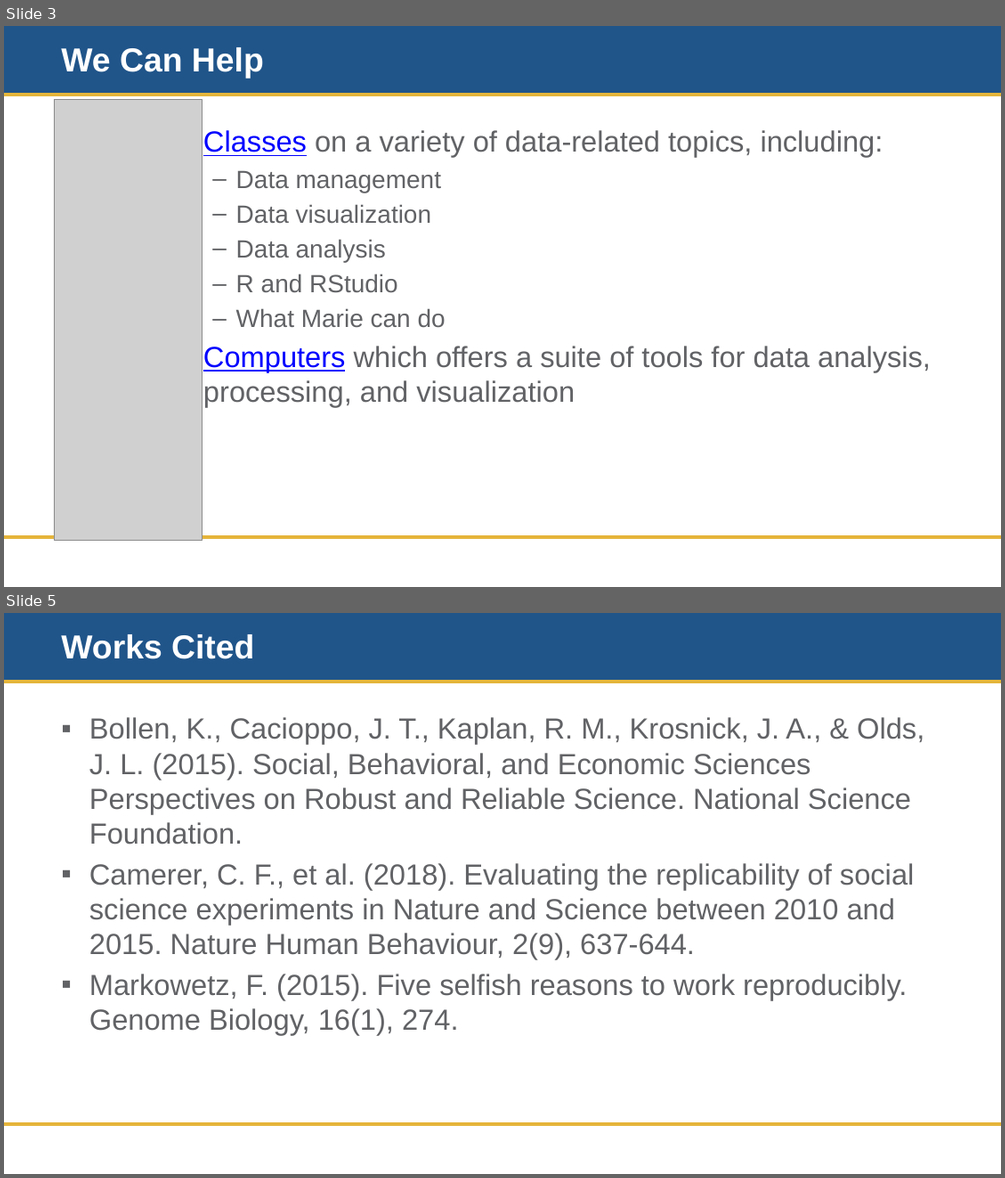
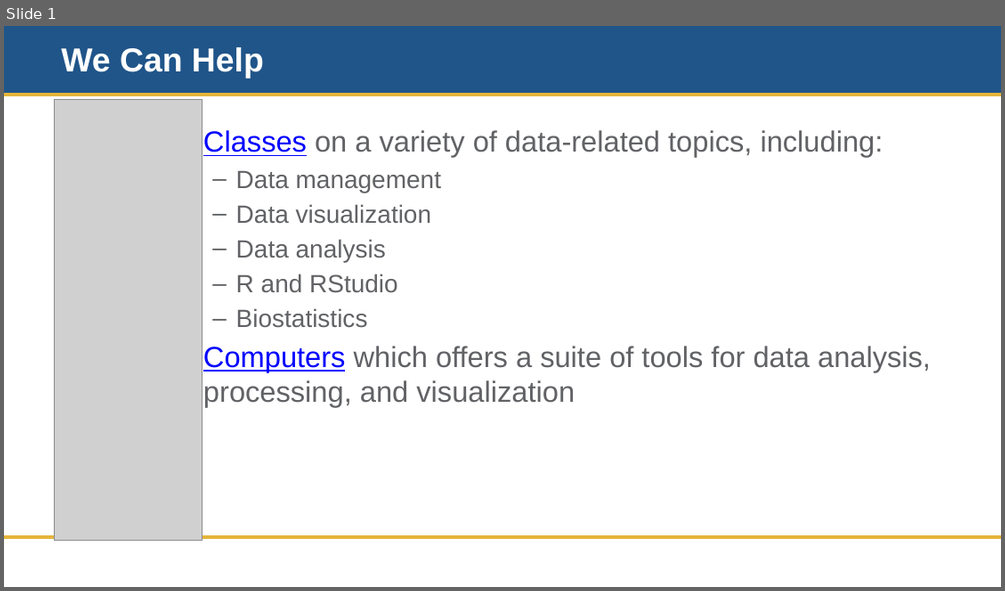
Before and after one commit to doujouDC/nihl-intro-r-classes, a slide deck: r-project-mgmt-repro/nih-r-project-mgmt-training-material/nihl-r-project-mgmt-01-we-can-help.pptx. Shown one above the other, each under a label of ours: slides 3 and 5 before the commit, slide 1 after it; the slides between them are not shown. The pictures are 1005x1178 and 1005x591 pixels, drawn with LibreOffice and Linux fonts; fonts in the diff are those of the drawing; grey boxes stand for pictures; background and template pictures are left out. Boxes give left, top, right and bottom in pixels: in the first picture for what was removed or moved away, otherwise in the second. Text is boxed around its words. In the diff, an @@ line names an element or a change of style, - is before the commit and + after.

```diff
--- a/r-project-mgmt-repro/nih-r-project-mgmt-training-material/nihl-r-project-mgmt-01-we-can-help.pptx
+++ b/r-project-mgmt-repro/nih-r-project-mgmt-training-material/nihl-r-project-mgmt-01-we-can-help.pptx
@@ slide 5 removed at box(4, 613, 1001, 1174), background #FFFFFF; not listed: 3 template elements that a slide beside it also shows @@
@@ title removed at box(61, 634, 254, 659) @@
-Works Cited
@@ text removed at box(89, 717, 924, 1035) @@
-▪ Bollen, K., Cacioppo, J. T., Kaplan, R. M., Krosnick, J. A., & Olds, J. L. (2015). Social, Behavioral, and Economic Sciences Perspectives on Robust and Reliable Science. National Science Foundation.
-▪ Camerer, C. F., et al. (2018). Evaluating the replicability of social science experiments in Nature and Science between 2010 and 2015. Nature Human Behaviour, 2(9), 637-644.
-▪ Markowetz, F. (2015). Five selfish reasons to work reproducibly. Genome Biology, 16(1), 274.
@@ what was slide 3 is now slide 1 @@
@@ slide 1 changed as well @@
@@ text at box(236, 308, 368, 328): text changed @@
-  – What Marie can do
+  – Biostatistics
```
Also in this commit, not shown: 6 other slides removed, 2 other files.
